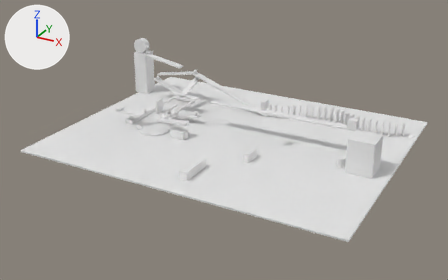
An edit to the Blender file master.blend, drawn before and after from the same camera.
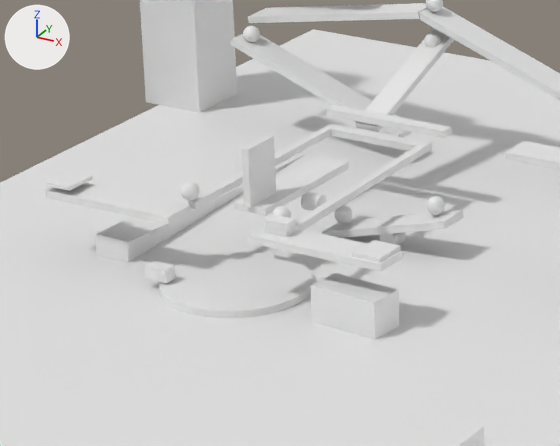
Each version appears first whole from a 50 mm lens placed at (68.2, -125.5, 61.3), pointed at (1.3, -3.9, 0.5), and next in a close-up on the part from 24% to 49% of the width and 25% to 58% of the height. The axes (+X, +Y, +Z) are drawn at upper left. The lights are the same throughout. Both versions are drawn at frame 683 of the action 'Weight2Action'; the numbers are the values there.

In view in the first close-up: 'Ball.004', 'Car', 'Fridge?', 'Plate', 'Punchball', 'Ramp.001', 'Ramp.002', 'Ramp.003', 'Ramp.004', 'Seesaw', 'Seesaw cheese', 'Seesaw ham', 'Seesaw toast', 'Table', 'Toast', 'Weight2'.
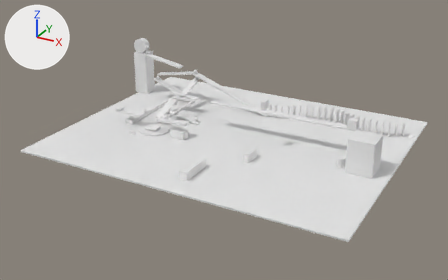
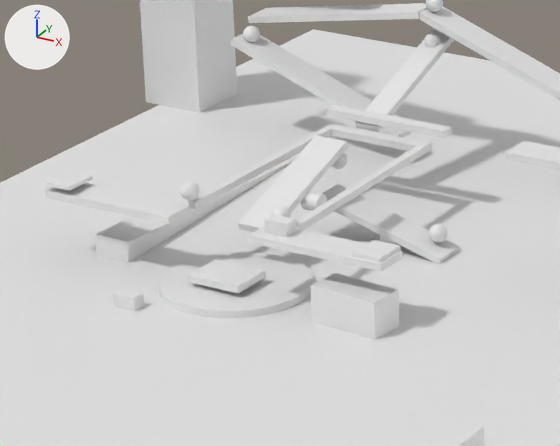
Location of each change, [x1, y1, x2, y2] in pixels of the close-ups (560 x 446 px):
'Seesaw', moved, turned
    before: [322, 210, 464, 238]
    after: [322, 184, 460, 263]
'Seesaw toast', moved, turned
    before: [234, 156, 349, 216]
    after: [238, 135, 348, 232]
'Toast', moved, turned
    before: [242, 135, 276, 207]
    after: [188, 259, 266, 293]
'Weight2', moved
    before: [145, 261, 176, 283]
    after: [113, 288, 144, 311]
'Punchball', moved
    before: [426, 196, 445, 215]
    after: [429, 224, 447, 243]
'Ball.004', moved
    before: [334, 205, 353, 223]
    after: [332, 152, 348, 169]

The edits, one by one:
Object 'Weight2' (ob_weight2) moves from (-20.66, -8.48, 1.27) to (-20.66, -11.3, 0.76).
Object 'Punchball' (ob_punchball) moves from (-10.56, 2.59, 3.12) to (-10.43, 2.59, 1.55).
Object 'Ball.004' (ob_ball_004) moves from (-16.31, 2.38, 1.6) to (-16.82, 2.83, 4.52).
Object 'Seesaw' (ob_seesaw) moves from (-13.16, 2.35, 1.6) to (-13.45, 2.35, 1.58).
Object 'Seesaw' (ob_seesaw) turns from (0, -15, 0) to (0, 16, 0) degrees about x, y and z.
Object 'Seesaw toast' (ob_seesaw_toast) moves from (-17.51, -0.65, 4.08) to (-17.51, -0.52, 4.07).
Object 'Seesaw toast' (ob_seesaw_toast) turns from (0, 0, 90) to (0, -18, 90) degrees about x, y and z.
Object 'Toast' (ob_toast) moves from (-17.51, -3.65, 5.88) to (-17.28, -7.27, 1.28).
Object 'Toast' (ob_toast) turns from (0, 0, 90) to (-91, -1.6, 88) degrees about x, y and z.
